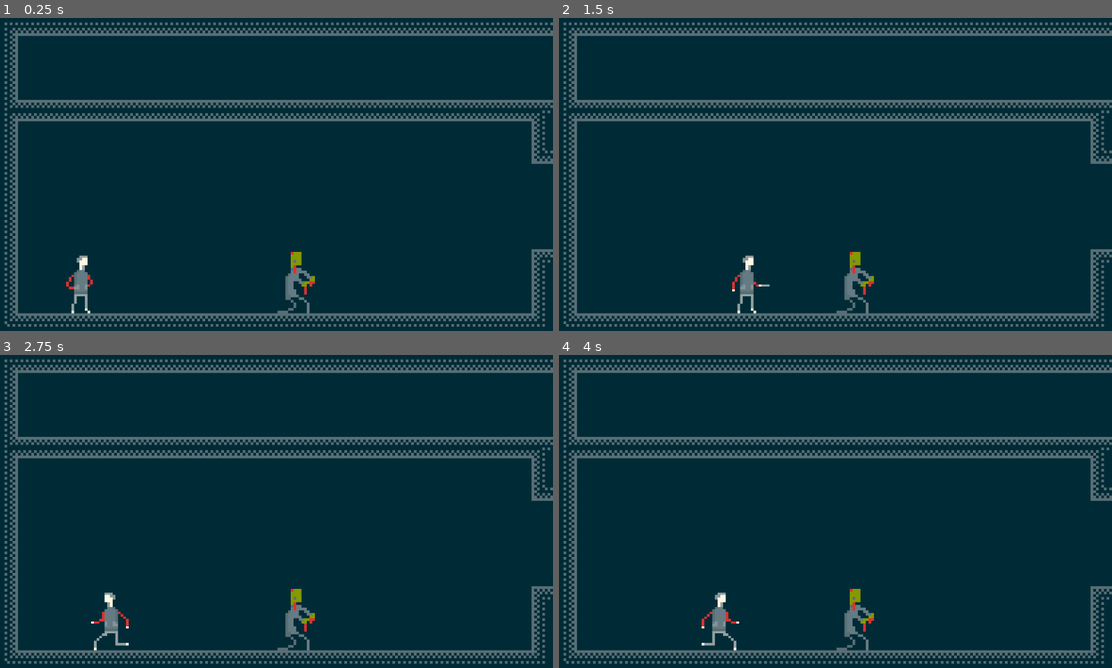
Above: before the commit, frames 1-4 (two rows, left to right).
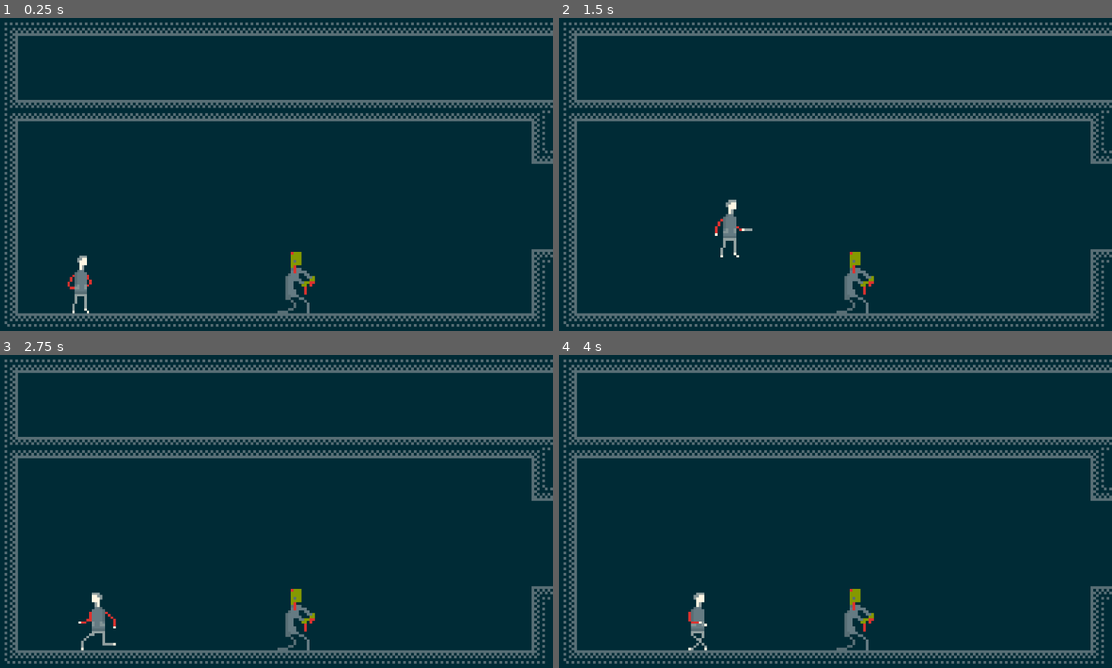
Above: after the commit, the same moments.

Repository: CloneDeath/ZombiesAteMyTeacher
Game: Godot game, scene res://Levels/Levels/Classroom/Classroom.tscn
The game is run twice, just before and just after one commit, with the same random seed, the same clock (stepped at 60 frames per second) and the same inputs.
Inputs:
- Up to frame 1 (0.25 s): no input
- Up to frame 2 (1.5 s): tap Enter at 0.5 s; hold Space (move_jump) 0.53-1.28 s; hold Right (move_right) from 0.53 s (still down); tap F (attack_weapon) at 1.35 s
- Up to frame 3 (2.75 s): tap Space (move_jump) at 1.52, 1.55, 1.82, 2 s; release Right (move_right) at 2.03 s; hold Left (move_left) from 2.03 s (still down); hold Space (move_jump) from 2.03 s (still down)
- Up to frame 4 (4 s): release Left (move_left) at 2.78 s; release Space (move_jump) at 2.78 s; hold Right (move_right) from 2.78 s (still down); tap F (attack_weapon) at 2.85 s; tap Space (move_jump) at 3.02, 3.05, 3.32 s; tap Enter at 3.5 s; hold Space (move_jump) from 3.53 s (still down)

The runs differ from the first frame. In frame 1, 0.1% of the frame differs, in the area x 11-17%, y 75-95%; in frame 2, 0.8%, in the area x 28-39%, y 58-95%; in frame 3, 0.7%; in frame 4, 0.8%.

Commit message:
Modified code to be state-machine based, simplifying things a lot, and making it possible to run the jump animation

Diff:
--- a/Player/Player.gd
+++ b/Player/Player.gd
@@ -1,33 +1,19 @@
 extends KinematicBody2D
+class_name Player
 
 var velocity = Vector2(0, 0);
-var walk_speed = 48;
 var jump_speed = 175;
 var up_gravity = 400;
 var down_gravity = 200;
 var facing = 1;
-var already_jumped = false;
 
 var input = PlayerInput.new();
 
 func _process(delta):
-	execute_movement(delta);
-	execute_attacks();
-	execute_animation_update();
-	execute_facing_update();
+	input.update(delta);
+	update_physics(delta);
 
-func execute_movement(delta):
-	if (input.Fall):
-		already_jumped = false;
-	if (is_on_floor() && input.Jump && !already_jumped && !is_attacking()):
-		$Animation.play("jump");
-		already_jumped = true;
-	if (velocity.y < 0 && input.Fall):
-		velocity.y = 0;
-	if (!is_attacking() || !is_on_floor()):
-		velocity.x = (int(input.Right)-int(input.Left)) * walk_speed;
-	else:
-		velocity.x = 0;
+func update_physics(delta):
 	if (velocity.y < 0):
 		velocity.y += up_gravity * delta;
 	else:
@@ -37,32 +23,14 @@
 func do_jump():
 	velocity.y = -jump_speed;
 
-func execute_attacks():
-	if (input.Attack && !is_attacking()):
-		set_animation("attack-knife");
-
-func is_attacking():
-	return $Animation.current_animation == "attack-knife";
-
 func is_on_floor():
 	return $Sprite/GroundDetector.get_overlapping_bodies().size() > 0;
-
-func execute_animation_update():
-	if (is_attacking()): return;
-	if (is_on_floor()):
-		if (input.Left == input.Right):
-			set_animation("idle");
-		else:
-			set_animation("run");
-	else:
-		set_animation("jump");
 
 func set_animation(animation):
 	if ($Animation.current_animation == animation): return;
 	$Animation.play(animation);
 
-func execute_facing_update():
-	if (is_attacking()): return;
+func update_facing():
 	if (input.Left != input.Right):
 		facing = 1 if input.Right else -1;
 	$Sprite.scale.x = facing;
--- a/Player/Player.tscn
+++ b/Player/Player.tscn
@@ -1,7 +1,13 @@
-[gd_scene load_steps=9 format=2]
+[gd_scene load_steps=16 format=2]
 
 [ext_resource path="res://Player/Player.gd" type="Script" id=1]
 [ext_resource path="res://Player/Player.png" type="Texture" id=2]
+[ext_resource path="res://Player/StateMachine.gd" type="Script" id=3]
+[ext_resource path="res://Player/States/Idle.gd" type="Script" id=4]
+[ext_resource path="res://Player/States/Run.gd" type="Script" id=5]
+[ext_resource path="res://Player/States/InAir.gd" type="Script" id=6]
+[ext_resource path="res://Player/States/Jump.gd" type="Script" id=7]
+[ext_resource path="res://Player/States/Attack.gd" type="Script" id=8]
 
 [sub_resource type="RectangleShape2D" id=1]
 extents = Vector2( 3, 2 )
@@ -10,7 +16,7 @@
 extents = Vector2( 3, 11 )
 
 [sub_resource type="Animation" id=6]
-resource_name = "attack-knife"
+resource_name = "Attack-Knife"
 length = 0.75
 step = 0.25
 tracks/0/type = "value"
@@ -27,7 +33,8 @@
 }
 
 [sub_resource type="Animation" id=3]
-resource_name = "idle"
+resource_name = "Idle"
+loop = true
 tracks/0/type = "value"
 tracks/0/path = NodePath("Sprite:frame")
 tracks/0/interp = 1
@@ -41,8 +48,9 @@
 "values": [ 0 ]
 }
 
-[sub_resource type="Animation" id=4]
-resource_name = "jump"
+[sub_resource type="Animation" id=10]
+resource_name = "InAir"
+loop = true
 tracks/0/type = "value"
 tracks/0/path = NodePath("Sprite:frame")
 tracks/0/interp = 1
@@ -50,10 +58,26 @@
 tracks/0/imported = false
 tracks/0/enabled = true
 tracks/0/keys = {
-"times": PoolRealArray( 0, 0.1 ),
-"transitions": PoolRealArray( 1, 1 ),
+"times": PoolRealArray( 0 ),
+"transitions": PoolRealArray( 1 ),
 "update": 1,
-"values": [ 1, 2 ]
+"values": [ 2 ]
+}
+
+[sub_resource type="Animation" id=4]
+resource_name = "Jump"
+length = 0.1
+tracks/0/type = "value"
+tracks/0/path = NodePath("Sprite:frame")
+tracks/0/interp = 1
+tracks/0/loop_wrap = true
+tracks/0/imported = false
+tracks/0/enabled = true
+tracks/0/keys = {
+"times": PoolRealArray( 0 ),
+"transitions": PoolRealArray( 1 ),
+"update": 1,
+"values": [ 1 ]
 }
 tracks/1/type = "method"
 tracks/1/path = NodePath(".")
@@ -62,13 +86,16 @@
 tracks/1/imported = false
 tracks/1/enabled = true
 tracks/1/keys = {
-"times": PoolRealArray(  ),
-"transitions": PoolRealArray(  ),
-"values": [  ]
+"times": PoolRealArray( 0.1 ),
+"transitions": PoolRealArray( 1 ),
+"values": [ {
+"args": [  ],
+"method": "do_jump"
+} ]
 }
 
 [sub_resource type="Animation" id=5]
-resource_name = "run"
+resource_name = "Run"
 length = 0.4
 loop = true
 tracks/0/type = "value"
@@ -81,7 +108,7 @@
 "times": PoolRealArray( 0, 0.2 ),
 "transitions": PoolRealArray( 1, 1 ),
 "update": 1,
-"values": [ 2, 3 ]
+"values": [ 3, 4 ]
 }
 
 [node name="Player" type="KinematicBody2D" groups=[
@@ -95,7 +122,7 @@
 scale = Vector2( 0.9, 0.9 )
 texture = ExtResource( 2 )
 hframes = 7
-frame = 2
+frame = 3
 
 [node name="GroundDetector" type="Area2D" parent="Sprite"]
 collision_layer = 0
@@ -109,8 +136,27 @@
 shape = SubResource( 2 )
 
 [node name="Animation" type="AnimationPlayer" parent="."]
-autoplay = "idle"
-anims/attack-knife = SubResource( 6 )
-anims/idle = SubResource( 3 )
-anims/jump = SubResource( 4 )
-anims/run = SubResource( 5 )
+autoplay = "Idle"
+anims/Attack-Knife = SubResource( 6 )
+anims/Idle = SubResource( 3 )
+anims/InAir = SubResource( 10 )
+anims/Jump = SubResource( 4 )
+anims/Run = SubResource( 5 )
+
+[node name="StateMachine" type="Node" parent="."]
+script = ExtResource( 3 )
+
+[node name="Idle" type="Node" parent="StateMachine"]
+script = ExtResource( 4 )
+
+[node name="Run" type="Node" parent="StateMachine"]
+script = ExtResource( 5 )
+
+[node name="InAir" type="Node" parent="StateMachine"]
+script = ExtResource( 6 )
+
+[node name="Jump" type="Node" parent="StateMachine"]
+script = ExtResource( 7 )
+
+[node name="Attack" type="Node" parent="StateMachine"]
+script = ExtResource( 8 )
--- a/Player/PlayerInput.gd
+++ b/Player/PlayerInput.gd
@@ -11,13 +11,21 @@
 func get_right(): return Input.is_action_pressed("move_right");
 
 #warning-ignore:unused_class_variable
-var Jump setget ,get_jump;
-func get_jump(): return Input.is_action_pressed("move_jump");
-
-#warning-ignore:unused_class_variable
 var Fall setget ,get_fall;
 func get_fall(): return !Input.is_action_pressed("move_jump");
 
 #warning-ignore:unused_class_variable
 var Attack setget ,get_attack;
 func get_attack(): return Input.is_action_just_pressed("attack_weapon");
+
+#warning-ignore:unused_class_variable
+var _jump_time = 0.0;
+var _jump_threshold = 0.1;
+var Jump setget ,get_jump;
+func get_jump(): return Input.is_action_pressed("move_jump") && _jump_time < _jump_threshold;
+
+func update(delta):
+	if (Input.is_action_pressed("move_jump")):
+		self._jump_time += delta;
+	else:
+		self._jump_time = 0;
--- /dev/null
+++ b/Player/StateMachine.gd
@@ -0,0 +1,15 @@
+extends Node
+
+onready var current_state:BaseState = $Idle;
+
+func _process(_delta):
+	update_current_state();
+	var player = get_parent();
+	current_state.update(player, player.input);
+
+func update_current_state():
+	var player = get_parent();
+	var next = current_state.get_next_state(player, player.input);
+	if (next == null): return;
+	current_state = get_node(next);
+	current_state.on_enter(player);
--- /dev/null
+++ b/Player/States/Attack.gd
@@ -0,0 +1,11 @@
+extends BaseState
+
+func on_enter(player: Player):
+	player.set_animation("Attack-Knife");
+	player.velocity.x = 0;
+
+func get_next_state(player: Player, input: PlayerInput):
+	var animation = player.get_node("Animation") as AnimationPlayer;
+	if (!animation.is_playing()):
+		return "Idle";
+	return .get_next_state(player, input);
--- /dev/null
+++ b/Player/States/BaseState.gd
@@ -0,0 +1,11 @@
+extends Node
+class_name BaseState
+
+func on_enter(_player: Player):
+	pass;
+
+func update(_player: Player, _input: PlayerInput):
+	pass;
+
+func get_next_state(_player: Player, _input: PlayerInput):
+	return null;
--- /dev/null
+++ b/Player/States/Idle.gd
@@ -0,0 +1,16 @@
+extends BaseState
+
+func update(player: Player, _input: PlayerInput):
+	player.velocity.x = 0;
+	player.set_animation("Idle");
+
+func get_next_state(player: Player, input: PlayerInput):
+	if (!player.is_on_floor()):
+		return "InAir";
+	if (input.Left || input.Right):
+		return "Run";
+	if (input.Jump):
+		return "Jump";
+	if (input.Attack):
+		return "Attack";
+	return .get_next_state(player, input);
--- /dev/null
+++ b/Player/States/InAir.gd
@@ -0,0 +1,17 @@
+extends BaseState
+
+const run_speed = 48;
+
+func update(player: Player, input: PlayerInput):
+	if (player.velocity.y < 0 && input.Fall):
+		player.velocity.y = 0;
+	var velocity = (int(input.Right)-int(input.Left));
+	player.velocity.x = velocity * run_speed;
+	player.set_animation("InAir");
+
+func get_next_state(player: Player, input: PlayerInput):
+	if (player.is_on_floor()):
+		return "Idle";
+	if (input.Attack):
+		return "Attack";
+	return .get_next_state(player, input);
--- /dev/null
+++ b/Player/States/Jump.gd
@@ -0,0 +1,11 @@
+extends BaseState
+
+func on_enter(player: Player):
+	player.set_animation("Jump");
+	player.velocity.x = 0;
+
+func get_next_state(player: Player, input: PlayerInput):
+	var animation = player.get_node("Animation") as AnimationPlayer;
+	if (!animation.is_playing()):
+		return "InAir";
+	return .get_next_state(player, input);
--- /dev/null
+++ b/Player/States/Run.gd
@@ -0,0 +1,20 @@
+extends BaseState
+
+const run_speed = 48;
+
+func update(player: Player, input: PlayerInput):
+	var velocity = (int(input.Right)-int(input.Left));
+	player.velocity.x = velocity * run_speed;
+	player.set_animation("Run");
+	player.update_facing();
+
+func get_next_state(player: Player, input: PlayerInput):
+	if (!player.is_on_floor()):
+		return "InAir";
+	if (!input.Left && !input.Right):
+		return "Idle";
+	if (input.Jump):
+		return "Jump";
+	if (input.Attack):
+		return "Attack";
+	return .get_next_state(player, input);
--- a/project.godot
+++ b/project.godot
@@ -10,11 +10,23 @@
 
 _global_script_classes=[ {
 "base": "Node",
+"class": "BaseState",
+"language": "GDScript",
+"path": "res://Player/States/BaseState.gd"
+}, {
+"base": "KinematicBody2D",
+"class": "Player",
+"language": "GDScript",
+"path": "res://Player/Player.gd"
+}, {
+"base": "Node",
 "class": "PlayerInput",
 "language": "GDScript",
 "path": "res://Player/PlayerInput.gd"
 } ]
 _global_script_class_icons={
+"BaseState": "",
+"Player": "",
 "PlayerInput": ""
 }
 
